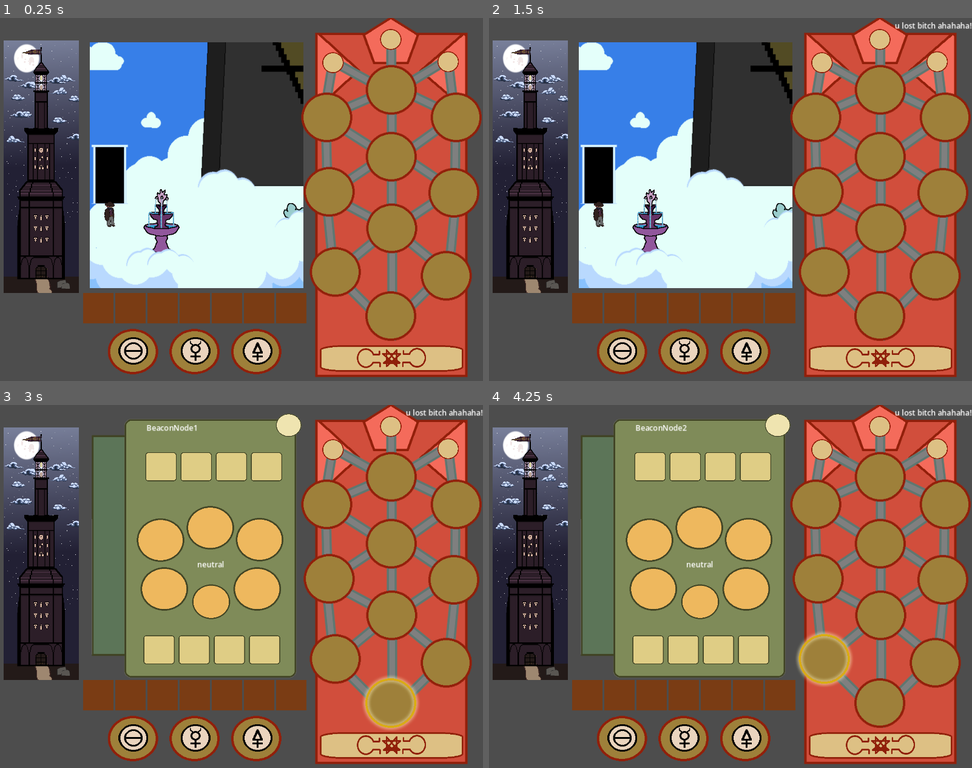
Above: before the commit, frames 1-4 (two rows, left to right).
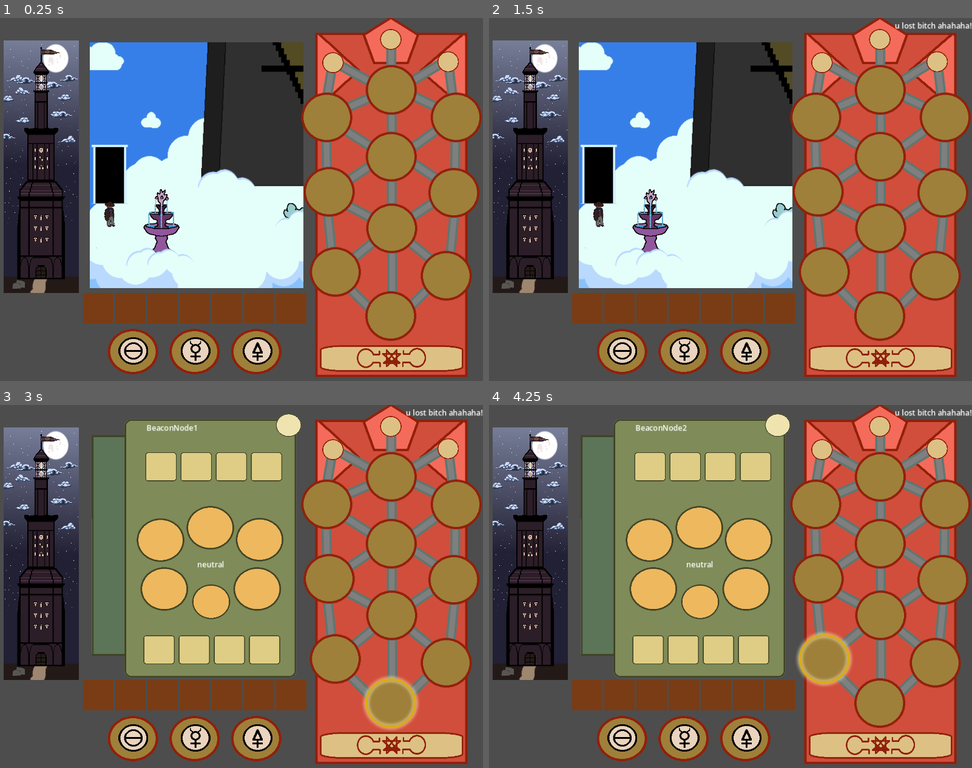
Above: after the commit, the same moments.

Repository: mccajd/Quintessential
Game: Godot game, scene res://Levels/beacon_puzzle_main.tscn
Two runs of this game, one before a commit and one after it. Both use one fixed random seed, a clock stepped at 60 frames per second and the inputs below. The engine's default icon, where the game draws it, is replaced by a stand-in: a white triangle on a blue panel in a dark square.
Inputs (mouse positions are in pixels of both pictures, inside the frame that each line leads up to):
- Up to frame 1 (0.25 s): no input
- Up to frame 2 (1.5 s): click (880, 359) at 0.5 s; click (880, 359) at 1.25 s
- Up to frame 3 (3 s): click (391, 746) at 2 s; tap Enter at 2.75 s; move the mouse to (391, 702) at 2.77 s; press the mouse at (391, 702) at 2.78 s
- Up to frame 4 (4.25 s): tap Space at 3.5 s; move the mouse to (822, 659) at 3.52 s; release the mouse at (822, 659) at 3.53 s; click (822, 659) at 3.6 s

The runs differ from the first frame. In frame 1, 1.5% of the frame differs, in the area x 0-17%, y 7-76%; in frame 2, 1.5%; in frame 3, 1.5%; in frame 4, 1.5%.

Commit message:
hflip tower on puzzle main

Diff:
--- a/Levels/beacon_puzzle_main.tscn
+++ b/Levels/beacon_puzzle_main.tscn
@@ -60,7 +60,7 @@
 
 [node name="TowerExtView" parent="TowerExteriorView" instance=ExtResource("6_xqt5k")]
 position = Vector2(92, 314)
-scale = Vector2(-0.3, 0.37)
+scale = Vector2(0.3, 0.37)
 
 [node name="AudioStreamPlayer" type="AudioStreamPlayer" parent="."]
 script = ExtResource("13_c8aie")
